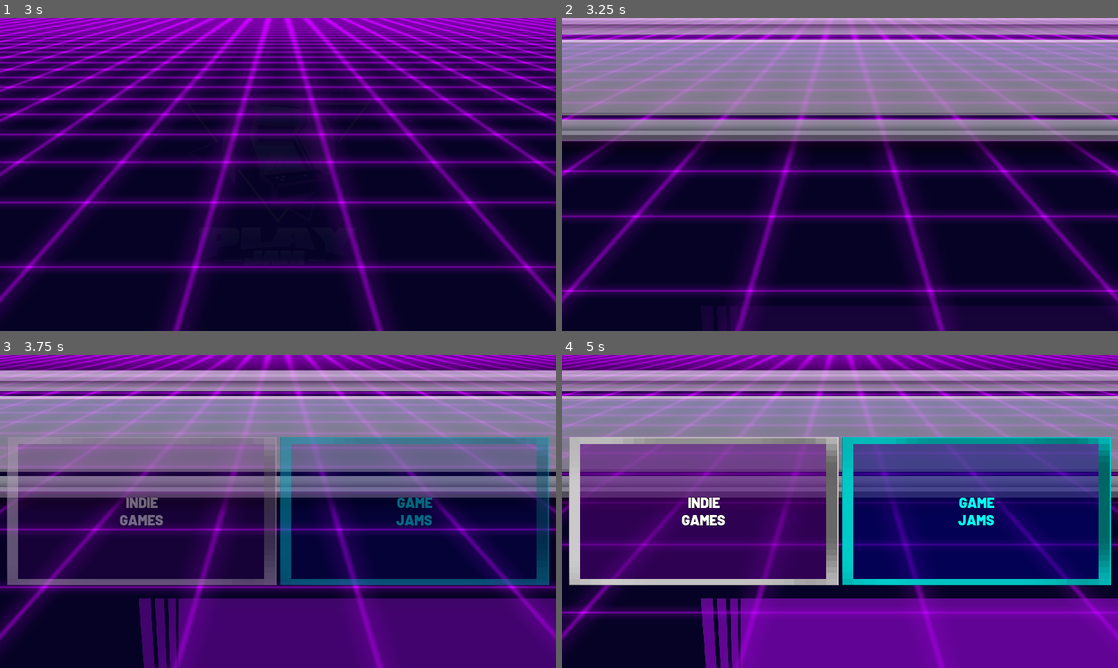
Above: before the commit, frames 1-4 (two rows, left to right).
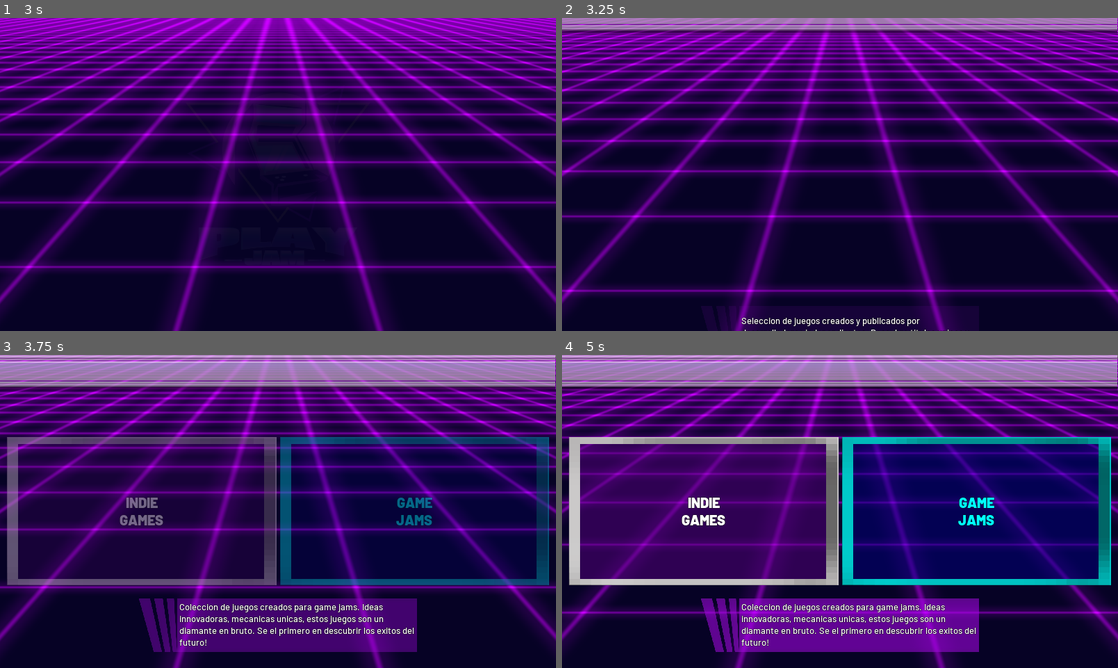
Above: after the commit, the same moments.

Repository: PlayJamDevs/Play-Jam-Launcher-2
Game: Godot game, scene res://scenes/Main.tscn
The game is run twice, just before and just after one commit, with the same random seed, the same clock (stepped at 60 frames per second) and the same inputs.
Inputs:
- Up to frame 1 (3 s): tap Enter (ui_accept) at 0.5, 0.77, 1.52 s; hold Right (ui_right) 0.53-1.28 s; hold Left (ui_left) 1.28-2.03 s; hold Right (ui_right) from 2.03 s (still down)
- Up to frame 2 (3.25 s): keep holding Right (ui_right); tap Enter (ui_accept) at 3.02 s
- Up to frame 3 (3.75 s): release Right (ui_right) at 3.53 s; hold Left (ui_left) from 3.53 s (still down)
- Up to frame 4 (5 s): keep holding Left (ui_left); tap Enter (ui_accept) at 3.77, 4.52 s

Frame 1 is identical in both runs. In frame 2, 37% of the frame differs, in the area x 0-100%, y 0-100%; in frame 3, 51%; in frame 4, 48%.

Commit message:
fix margins

Diff:
--- a/scenes/Main.tscn
+++ b/scenes/Main.tscn
@@ -755,8 +755,8 @@
 anchor_top = 0.00740741
 anchor_right = 1.0
 anchor_bottom = 0.142593
-margin_right = 5760.0
-margin_bottom = 438.001
+margin_top = -8.0
+margin_bottom = -7.99998
 rect_min_size = Vector2( 0, 128 )
 texture = ExtResource( 8 )
 
@@ -766,9 +766,10 @@
 anchor_top = 0.777778
 anchor_right = 0.75
 anchor_bottom = 0.948148
-margin_top = 952.0
-margin_right = 2880.0
-margin_bottom = 1504.0
+margin_left = -480.0
+margin_top = 112.0
+margin_right = -480.0
+margin_bottom = 112.0
 rect_min_size = Vector2( 0, 129 )
 custom_styles/panel = SubResource( 27 )
 __meta__ = {
@@ -790,9 +791,9 @@
 [node name="LabelDescription" type="Label" parent="UI/Categories/PanelDescription/MarginContainer"]
 unique_name_in_owner = true
 margin_left = 4.0
-margin_top = 256.0
-margin_right = 2467.0
-margin_bottom = 295.0
+margin_top = 51.0
+margin_right = 819.0
+margin_bottom = 132.0
 custom_fonts/font = ExtResource( 11 )
 text = "Coleccion de titulos proximos a estrenarse. ¡Jugalos antes que nadie!"
 autowrap = true
Not shown, changed: .gitignore
